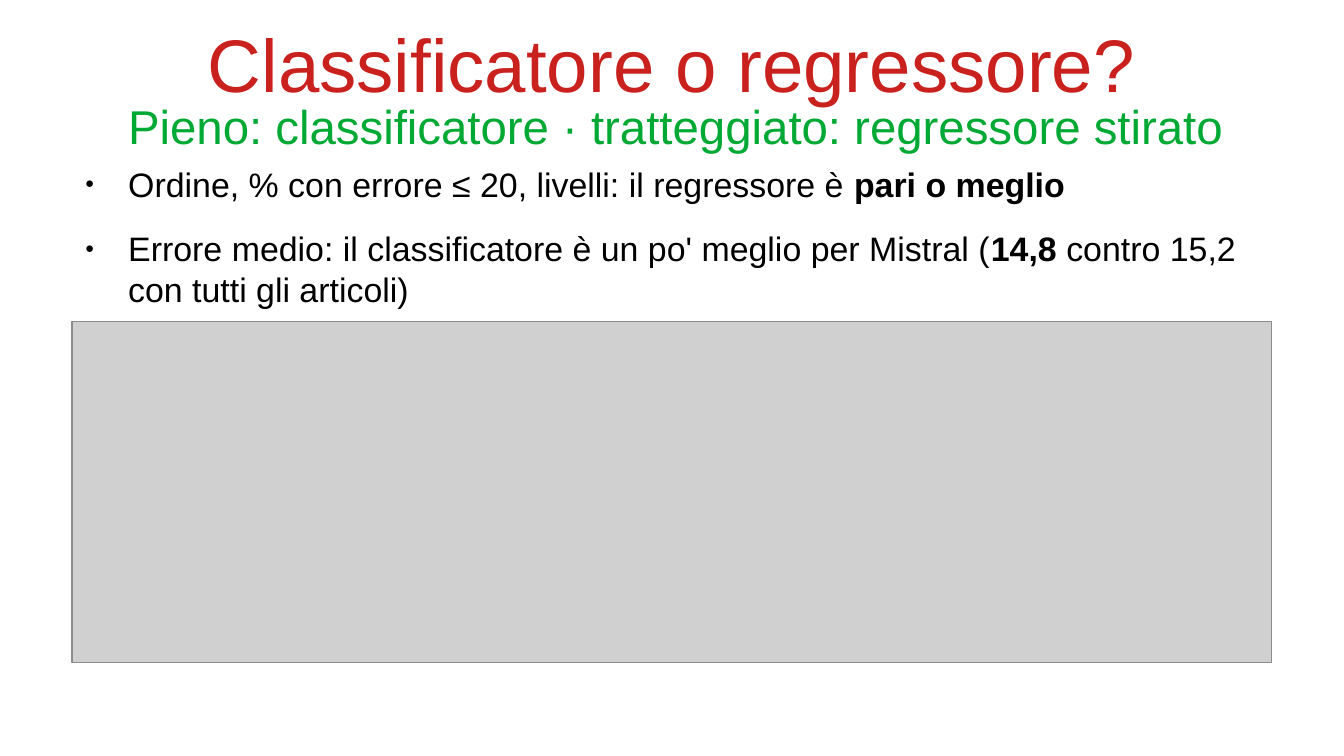
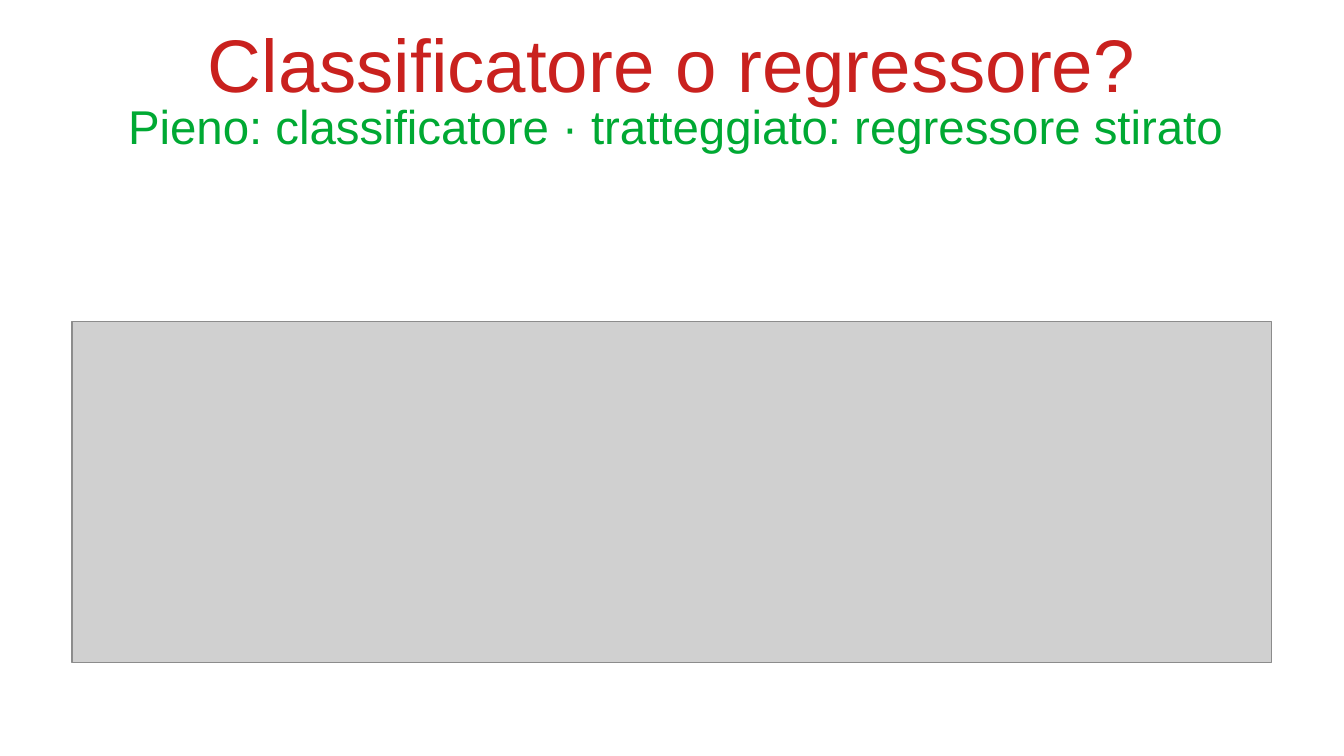
Before and after one commit to bianchi-john/PublisherClassification, a slide deck: slide 51 of Presentazioni/Stato finale/FinalState.odp (slide 53 before the commit). Drawn at 1344x756 pixels with LibreOffice and Linux fonts; fonts in the diff are those of the drawing; grey boxes stand for pictures. Boxes give left, top, right and bottom in pixels: in the first picture for what was removed or moved away, otherwise in the second. Text is boxed around its words. In the diff, an @@ line names an element or a change of style, - is before the commit and + after.

```diff
--- a/Presentazioni/Stato finale/FinalState.odp
+++ b/Presentazioni/Stato finale/FinalState.odp
@@ text removed at [128,172,1236,309] @@
-● Ordine, % con errore ≤ 20, livelli: il regressore è pari o meglio
-● Errore medio: il classificatore è un po' meglio per Mistral (14,8 contro 15,2 con tutti gli articoli)
```
Also in this commit, not shown: 3 other slides changed, 5 slides added, 6 slides removed, 7 other files.
